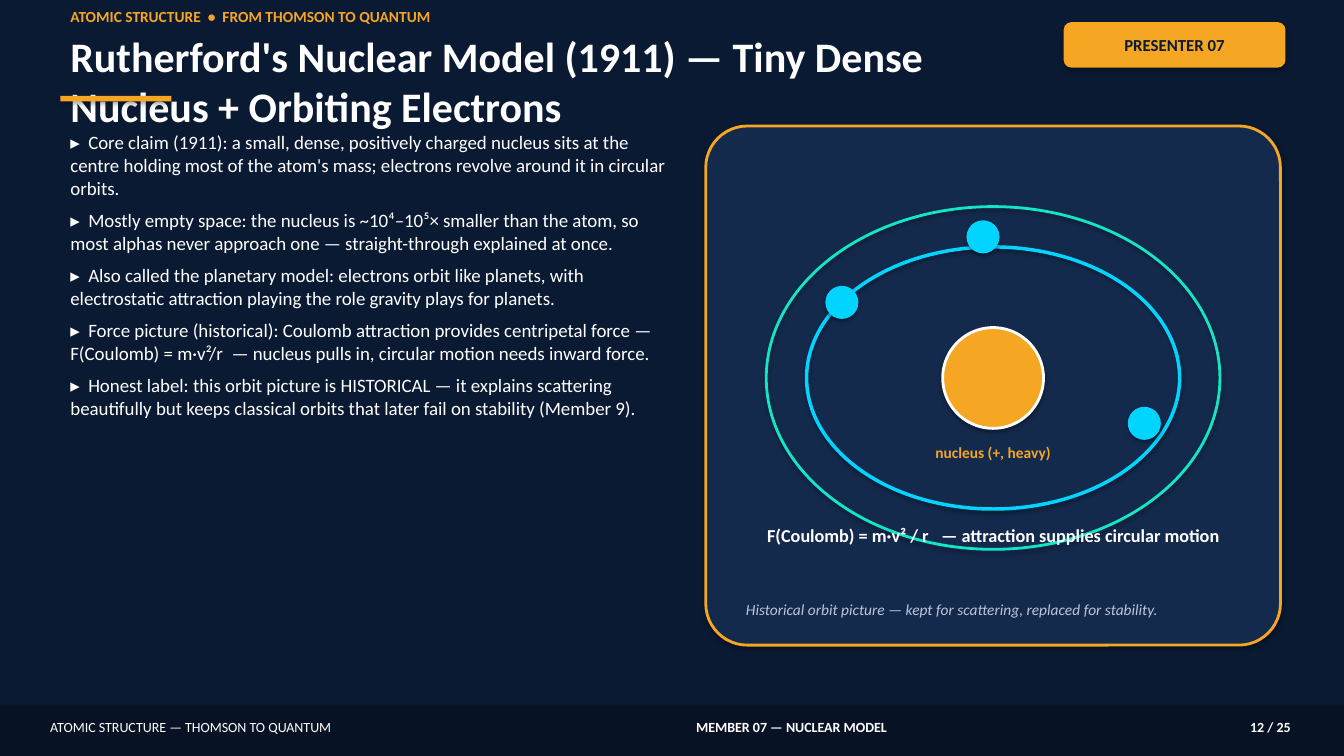
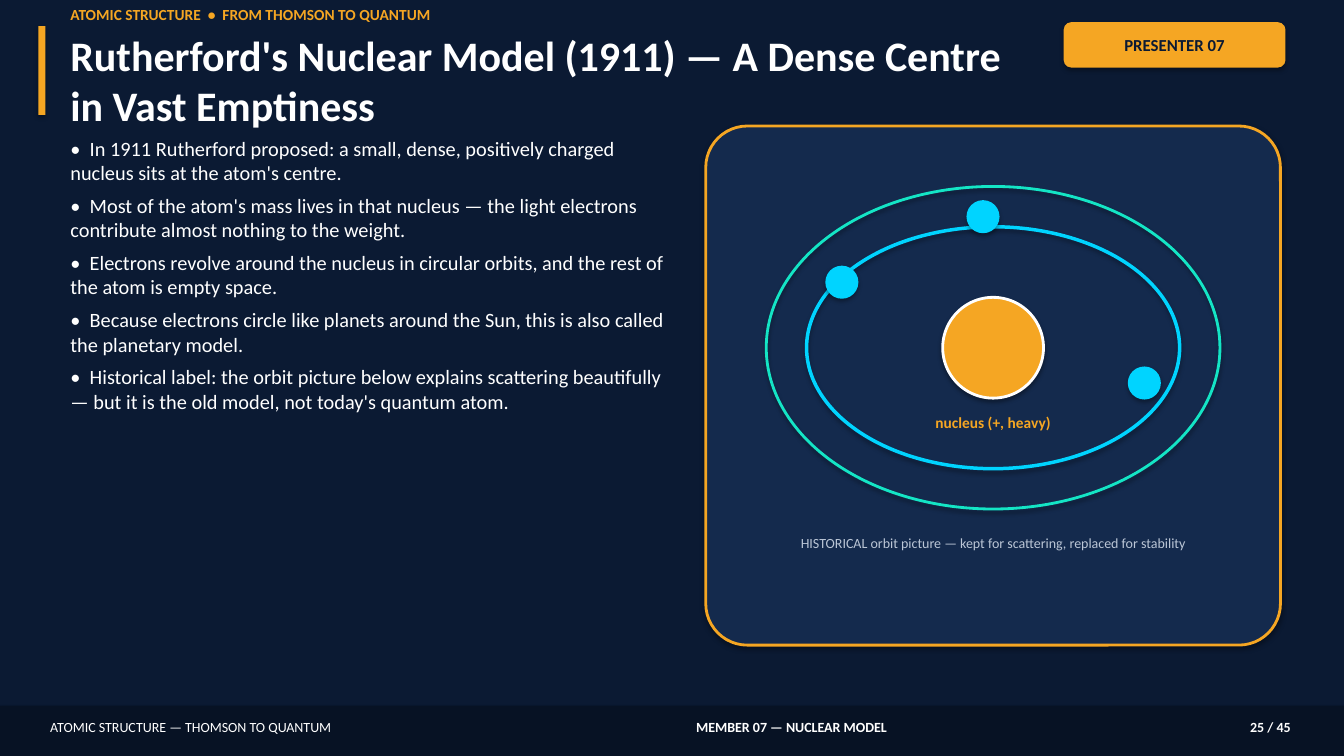
Before and after one commit to amithsharma91/big-boss-command-center, a slide deck: slide 25 of atomic-structure-presentation/Atomic_Structure_Detailed_Presentation.pptx (slide 12 before the commit). Drawn at 1344x756 pixels with LibreOffice and Linux fonts; fonts in the diff are those of the drawing. Boxes give left, top, right and bottom in pixels: in the first picture for what was removed or moved away, otherwise in the second. Text is boxed around its words. In the diff, an @@ line names an element or a change of style, - is before the commit and + after.

```diff
--- a/atomic-structure-presentation/Atomic_Structure_Detailed_Presentation.pptx
+++ b/atomic-structure-presentation/Atomic_Structure_Detailed_Presentation.pptx
@@ rectangle added at bbox=[38, 26, 45, 115], fill #F5A623 @@
@@ text at bbox=[70, 40, 1001, 128]: text changed @@
-Rutherford's Nuclear Model (1911) — Tiny Dense Nucleus + Orbiting Electrons
+Rutherford's Nuclear Model (1911) — A Dense Centre in Vast Emptiness
@@ rectangle removed at bbox=[60, 96, 171, 102] @@
@@ text at bbox=[70, 142, 663, 413]: text changed; size 13.5 to 14.5 pt @@
-▸ Core claim (1911): a small, dense, positively charged nucleus sits at the centre holding most of the atom's mass; electrons revolve around it in circular orbits.
-▸ Mostly empty space: the nucleus is ~10⁴–10⁵× smaller than the atom, so most alphas never approach one — straight-through explained at once.
-▸ Also called the planetary model: electrons orbit like planets, with electrostatic attraction playing the role gravity plays for planets.
-▸ Force picture (historical): Coulomb attraction provides centripetal force — F(Coulomb) = m·v²/r — nucleus pulls in, circular motion needs inward force.
-▸ Honest label: this orbit picture is HISTORICAL — it explains scattering beautifully but keeps classical orbits that later fail on stability (Member 9).
+• In 1911 Rutherford proposed: a small, dense, positively charged nucleus sits at the atom's centre.
+• Most of the atom's mass lives in that nucleus — the light electrons contribute almost nothing to the weight.
+• Electrons revolve around the nucleus in circular orbits, and the rest of the atom is empty space.
+• Because electrons circle like planets around the Sun, this is also called the planetary model.
+• Historical label: the orbit picture below explains scattering beautifully — but it is the old model, not today's quantum atom.
@@ ellipse: place and size @@
-ellipse at bbox=[766, 207, 1220, 549]
+ellipse at bbox=[766, 187, 1220, 509]
@@ ellipse: place and size @@
-ellipse at bbox=[968, 222, 998, 252]
+ellipse at bbox=[968, 202, 998, 232]
@@ ellipse: place and size @@
-ellipse at bbox=[807, 247, 1180, 509]
+ellipse at bbox=[807, 227, 1180, 469]
@@ ellipse: place and size @@
-ellipse at bbox=[827, 287, 857, 318]
+ellipse at bbox=[827, 267, 857, 297]
@@ ellipse: place and size @@
-ellipse at bbox=[943, 328, 1044, 429]
+ellipse at bbox=[943, 297, 1044, 398]
@@ ellipse: place and size @@
-ellipse at bbox=[1129, 408, 1159, 439]
+ellipse at bbox=[1129, 368, 1159, 398]
@@ text "nucleus (+, heavy)": place and size @@
-text "nucleus (+, heavy)" at bbox=[935, 446, 1051, 461]
+text "nucleus (+, heavy)" at bbox=[935, 416, 1051, 431]
@@ text removed at bbox=[767, 527, 1220, 547] @@
-F(Coulomb) = m·v² / r — attraction supplies circular motion
@@ text at bbox=[801, 538, 1185, 551]: text changed; size 11 to 10 pt; italic off @@
-Historical orbit picture — kept for scattering, replaced for stability.
+HISTORICAL orbit picture — kept for scattering, replaced for stability
@@ text at bbox=[1250, 723, 1291, 732]: text changed @@
-12 / 25
+25 / 45
```
Also in this commit, not shown: 21 other slides changed, 23 slides added, 3 slides removed, 6 other files.
